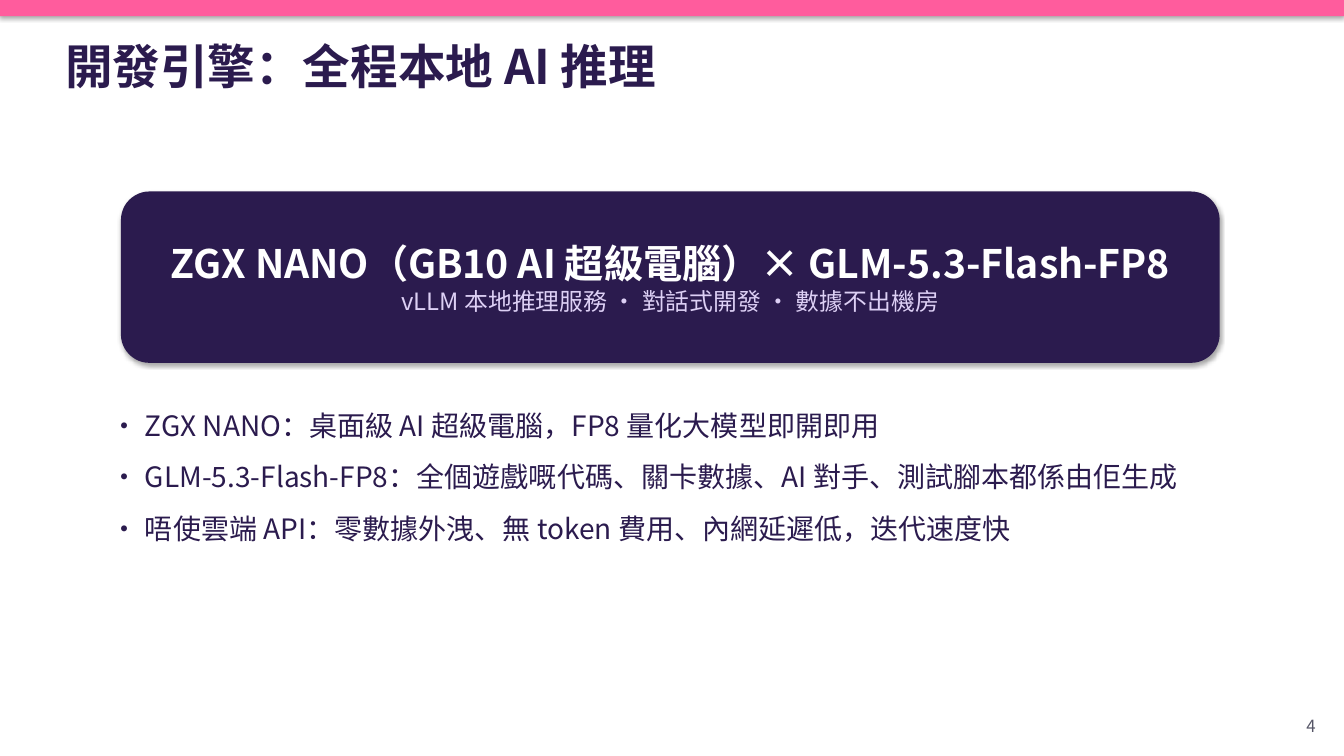
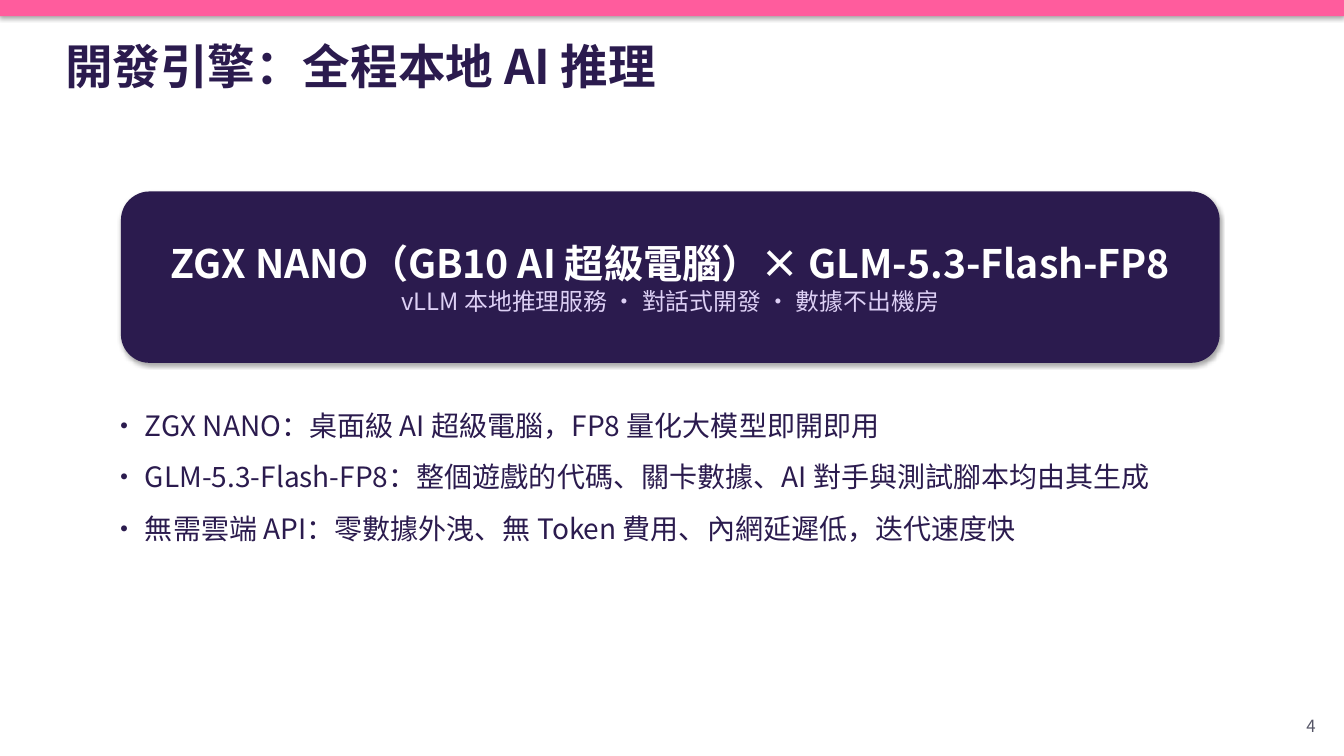
Before and after one commit to chengkaho98-svg/Mini3Dgame, a slide deck: slide 4 of 糖糖大亂鬥_AI開發Playbook.pptx. Drawn at 1344x756 pixels with LibreOffice and Linux fonts; fonts in the diff are those of the drawing. Boxes give left, top, right and bottom in pixels: in the first picture for what was removed or moved away, otherwise in the second. Text is boxed around its words. In the diff, an @@ line names an element or a change of style, - is before the commit and + after.

```diff
--- a/糖糖大亂鬥_AI開發Playbook.pptx
+++ b/糖糖大亂鬥_AI開發Playbook.pptx
@@ text at box(145, 463, 1150, 542): text changed @@
-• GLM-5.3-Flash-FP8：全個遊戲嘅代碼、關卡數據、AI 對手、測試腳本都係由佢生成
-• 唔使雲端 API：零數據外洩、無 token 費用、內網延遲低，迭代速度快
+• GLM-5.3-Flash-FP8：整個遊戲的代碼、關卡數據、AI 對手與測試腳本均由其生成
+• 無需雲端 API：零數據外洩、無 Token 費用、內網延遲低，迭代速度快
```
Also in this commit, not shown: 13 other slides changed, 32 other files.
